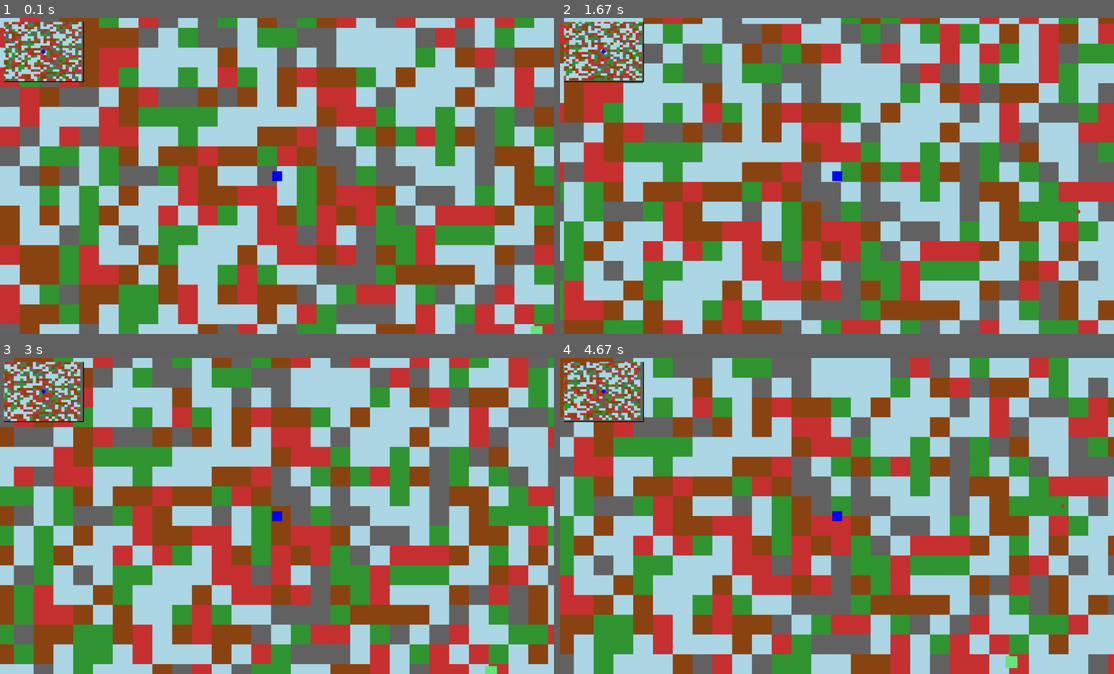
Above: before the commit, frames 1-4 (two rows, left to right).
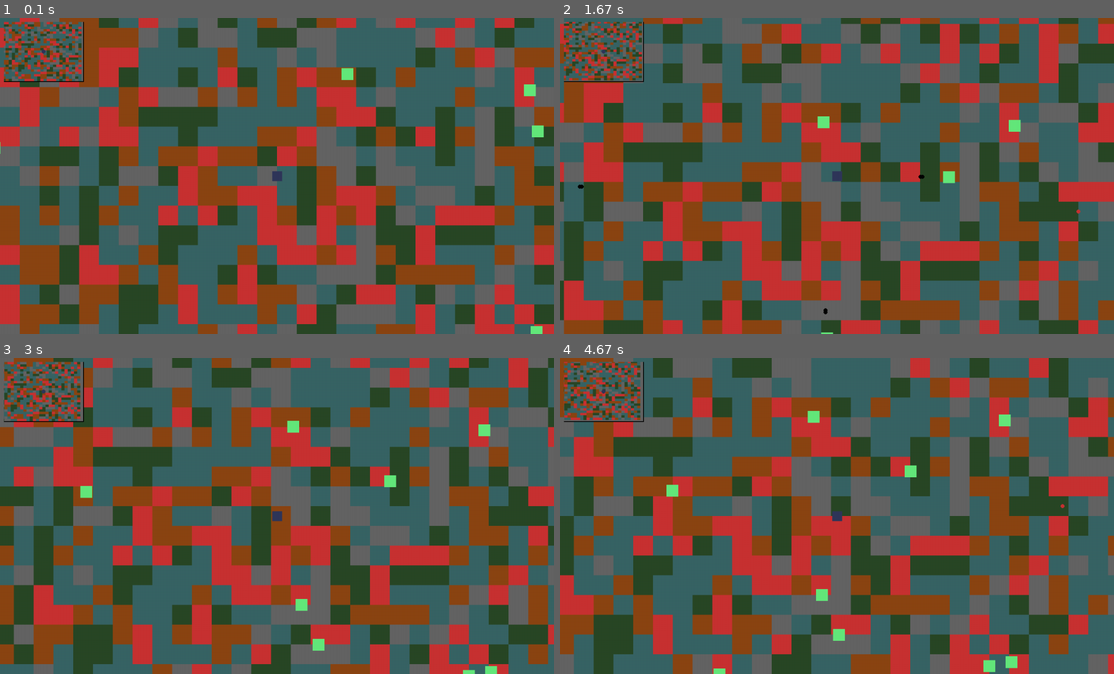
Above: after the commit, the same moments.

Repository: KRsupertux/pygame-project
Game: pygame game, started from scene1.py
Same seed, same stepped clock (60 frames per second), same inputs: the game is played once before the commit and once after it.
Inputs:
- Up to frame 1 (0.1 s): no input
- Up to frame 2 (1.67 s): tap Space at 0.33, 0.73, 1.03, 1.23, 1.57 s; hold Right 0.67-1.13 s; hold Up 1.17-1.47 s; hold Right from 1.5 s (still down)
- Up to frame 3 (3 s): tap Space at 1.87, 2.07, 2.37, 2.63, 2.97 s; release Right at 1.97 s; hold Left 2-2.53 s; hold Down 2.57-2.87 s; hold Left from 2.9 s (still down)
- Up to frame 4 (4.67 s): tap Space at 3.27, 3.4, 3.8, 4.1, 4.47 s; release Left at 3.3 s; hold Up 3.33-3.7 s; hold Right 3.73-4.37 s; hold Down from 4.4 s (still down)

The runs differ from the first frame. In frame 1, 51% of the frame differs, in the area x 0-100%, y 0-100%; in frame 2, 53%; in frame 3, 54%; in frame 4, 54%.

Commit message:
Final scene1 fix

Diff:
--- a/scene1.py
+++ b/scene1.py
@@ -35,12 +35,12 @@
 
     #Colors
     WHITE=(255,255,255)
-    GREEN=(50,150,50)
+    GREEN=(41,71,38)
     BROWN=(139,69,19)
-    BLUE=(0,0,255)
+    BLUE=(48,55,90)
     RED=(200,50,50)
     GRAY=(100,100,100)
-    LIGHT_BLUE=(173,216,230)
+    LIGHT_BLUE=(56,100,101)
     BLACK=(0,0,0)
     ENEMYCOLOR=(100,232,123)
 
@@ -241,10 +241,10 @@
 
     def game_loop():
         bullets=[]
-        enemies = [Enemy(30, ENEMYCOLOR, [random.randint(100, MAP_WIDTH - 100), random.randint(100, MAP_HEIGHT - 100)], 2) for _ in range(10)]
+        enemies = [Enemy(30, ENEMYCOLOR, [random.randint(100, MAP_WIDTH - 100), random.randint(100, MAP_HEIGHT - 100)], 2) for _ in range(100)]
         enemy_bullets = []
         last_enemy_shot_time = time.time()
-
+        killcounter=0
         def fire_enemy_bullets(enemy):
             dir_x = player.obj_pos[0] - enemy.pos[0]
             dir_y = player.obj_pos[1] - enemy.pos[1]
@@ -319,6 +319,7 @@
                     if (enemy.pos[0] - bullet.pos[0]) ** 2 + (enemy.pos[1] - bullet.pos[1]) ** 2 < (enemy.size / 2 + bullet.size) ** 2:
                         enemies.remove(enemy)
                         bullets.remove(bullet)
+                        killcounter+=1
                         break  # Prevent checking deleted bullets
 
             for bullet in enemy_bullets[:]:
@@ -349,6 +350,8 @@
             draw_minimap()
             for enemy in enemies:
                 enemy.draw(screen, offset_x, offset_y)
+            if killcounter>3:
+                pygame.quit()
             pygame.display.flip()
             clock.tick(FPS)
     game_loop()
